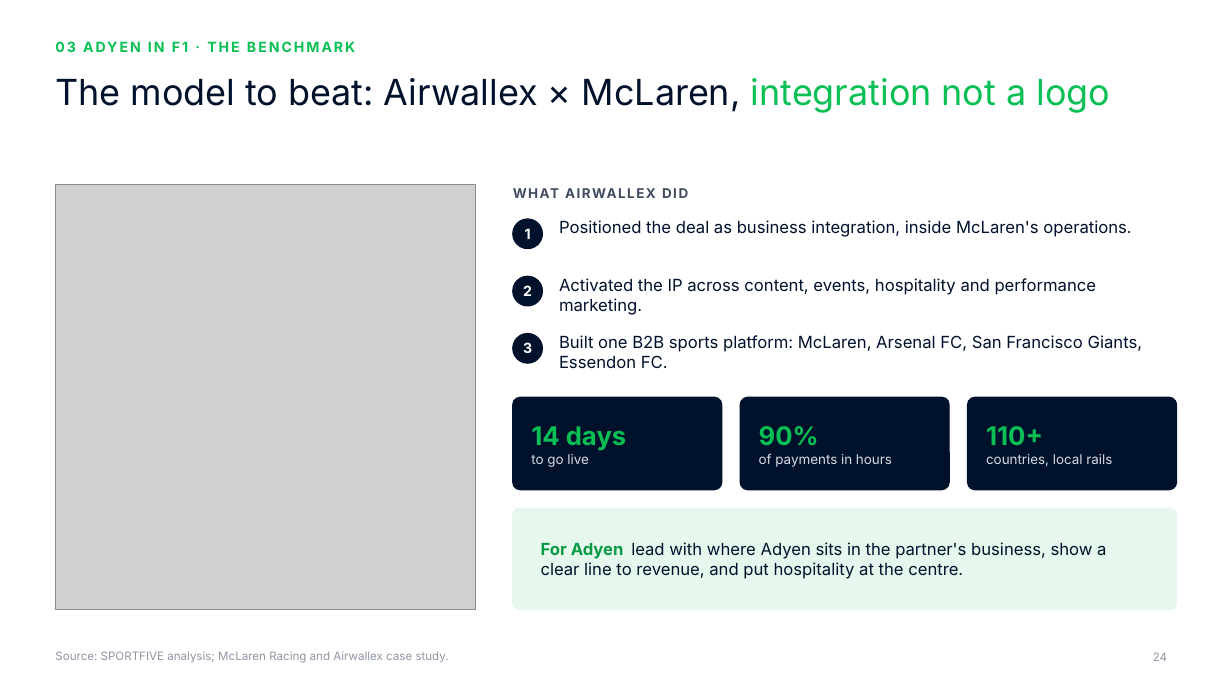
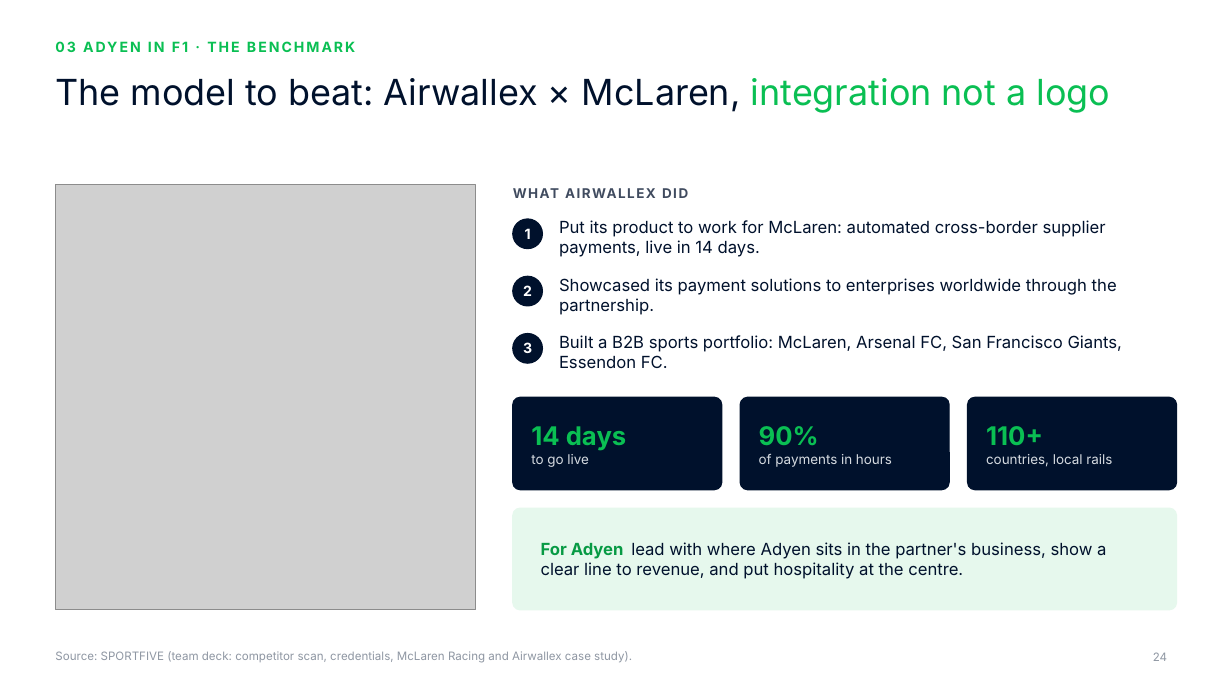
Before and after one commit to rahulgopalan42/rg42, a slide deck: slide 24 of adyen-f1-deck/Adyen x F1 - Chairman deck.pptx. Drawn at 1232x693 pixels with LibreOffice and Linux fonts; fonts in the diff are those of the drawing; grey boxes stand for pictures; background and template pictures are left out. Boxes give left, top, right and bottom in pixels: in the first picture for what was removed or moved away, otherwise in the second. Text is boxed around its words. In the diff, an @@ line names an element or a change of style, - is before the commit and + after.

```diff
--- a/adyen-f1-deck/Adyen x F1 - Chairman deck.pptx
+++ b/adyen-f1-deck/Adyen x F1 - Chairman deck.pptx
@@ text at [559,220,1106,257]: text changed @@
-Positioned the deal as business integration, inside McLaren's operations.
+Put its product to work for McLaren: automated cross-border supplier payments, live in 14 days.
@@ text at [559,278,1117,315]: text changed @@
-Activated the IP across content, events, hospitality and performance marketing.
+Showcased its payment solutions to enterprises worldwide through the partnership.
@@ text at [559,335,1122,368]: text changed @@
-Built one B2B sports platform: McLaren, Arsenal FC, San Francisco Giants, Essendon FC.
+Built a B2B sports portfolio: McLaren, Arsenal FC, San Francisco Giants, Essendon FC.
@@ text at [55,651,632,663]: text changed @@
-Source: SPORTFIVE analysis; McLaren Racing and Airwallex case study.
+Source: SPORTFIVE (team deck: competitor scan, credentials, McLaren Racing and Airwallex case study).
```
Also in this commit, not shown: 3 other slides changed, 3 other files.
